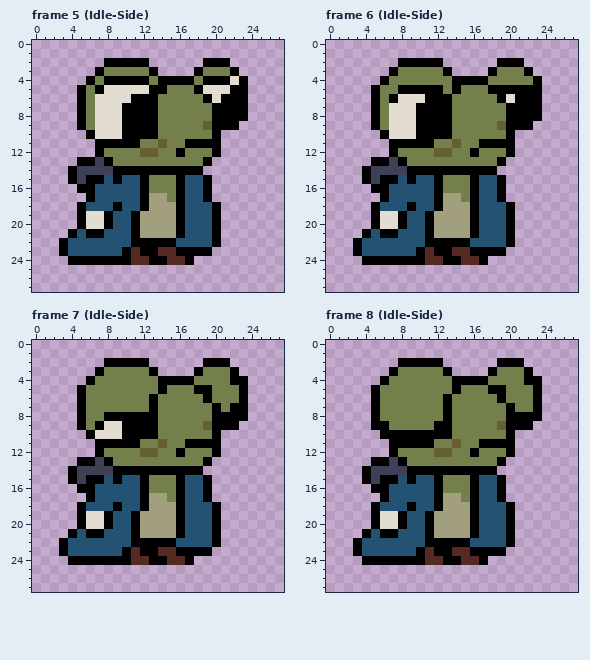
Pixel-art file -- Assets/Player/Strong John 2.aseprite. Above is the file before it was changed.
28x28 pixels, 36 frames. Shown: frame 5 (Idle-Side), frame 6 (Idle-Side), frame 7 (Idle-Side), frame 8 (Idle-Side). The commit also changed other frames, which this record leaves out.
Once edited:
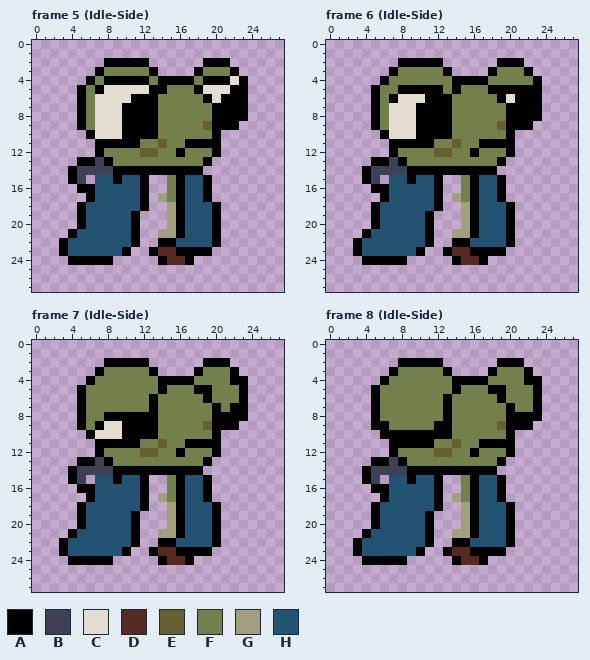
Palette (. is transparent): A #000000  B #3e4055  C #e3ddd1  D #562923  E #675f30  F #73804b  G #a29f7e  H #245273
The exact change:
layer "Right Boot" now hidden
layer "Body" now hidden
layer "Arm" now hidden
--- frame 5 (Idle-Side)
@@ x 4..16 @@
 14 ABBBBAAAAAAAA
-15 ABAAHAHHAFFFA
-16 .AAHHHHHAFFFA
-17 ..AHHHHHAGGFA
-18 .AHHHAHHAGGGA
-19 .ACCAHHAGGGGA
-20 .ACCAHHAGGGGA
-21 AHAAHHHAGGGGA
-22 HHHHHHHAAAAAH
-23 HHHHHHADAADDA
-24 AAAAAAADDAADD
+15 AB.HHAHHA..FA
+16 .AAHHHHHA..FA
+17 ..AHHHHHA.GFA
+18 .AHHHHHHA..GA
+19 .AHHHHHA...GA
+20 .AHHHHHA...GA
+21 AHHHHHHA..GGA
+22 HHHHHHHA..AAH
+23 HHHHHHA..ADDA
+24 AAAAA.....ADD
 25 .............
--- frame 6 (Idle-Side): the same change as frame 5 (Idle-Side)
--- frame 7 (Idle-Side): the same change as frame 5 (Idle-Side)
--- frame 8 (Idle-Side): the same change as frame 5 (Idle-Side)
Where, in picture pixels (left, top, right, bottom), the same in both pictures:
changed: (86, 175, 167, 265)
changed: (380, 175, 461, 265)
changed: (86, 475, 167, 565)
changed: (380, 475, 461, 565)
